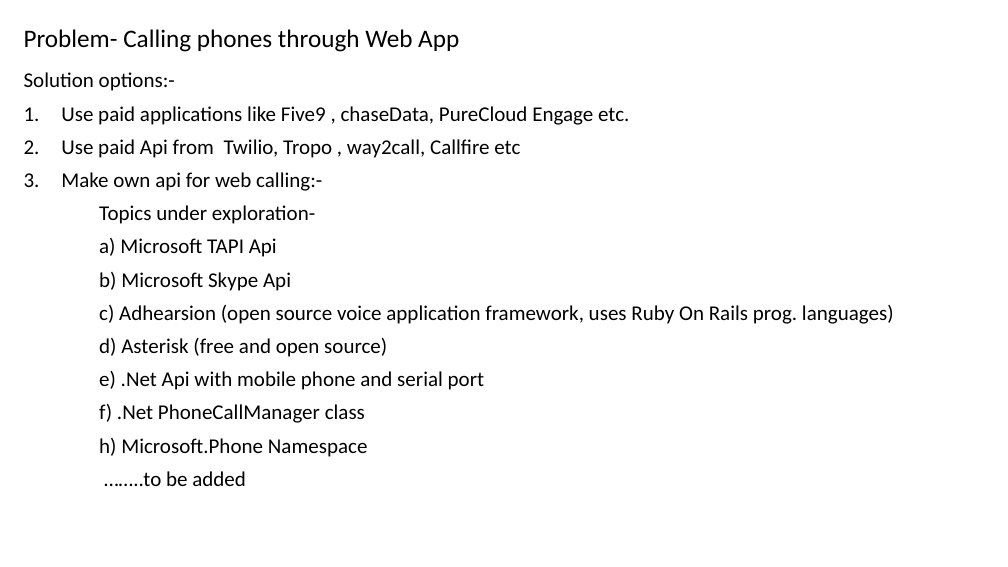
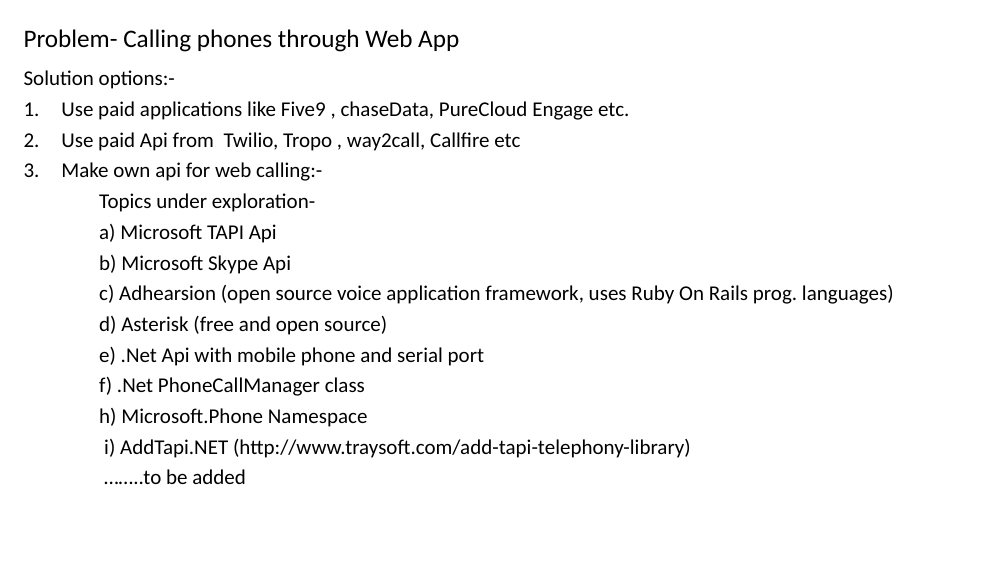
Before and after one commit to Doer1/AutoCaller, a slide deck: slide 1 of Problem1-Calling phones through Web App.pptx. Drawn at 1008x567 pixels with LibreOffice and Linux fonts; fonts in the diff are those of the drawing. Boxes give left, top, right and bottom in pixels: in the first picture for what was removed or moved away, otherwise in the second. Text is boxed around its words. In the diff, an @@ line names an element or a change of style, - is before the commit and + after.

Commit message:
added one more topic for exploration
AddTapi.NET (http://www.traysoft.com/add-tapi-telephony-library)

```diff
--- a/Problem1-Calling phones through Web App.pptx
+++ b/Problem1-Calling phones through Web App.pptx
@@ text at (24,70,894,484): line spacing 0.9 to 0.8 @@
@@ text at (104,439,691,458): paragraph added @@
+i) AddTapi.NET (http://www.traysoft.com/add-tapi-telephony-library)
```
